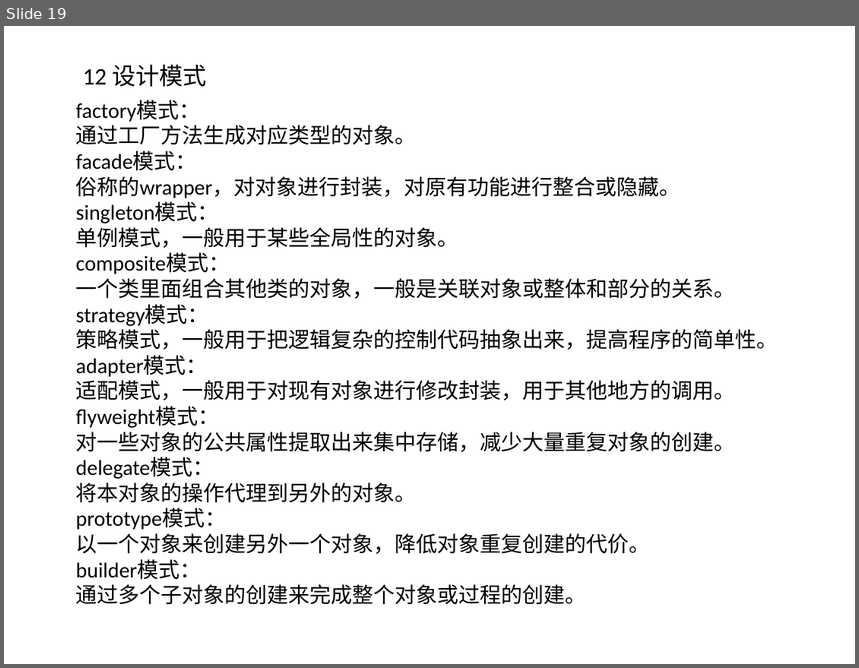
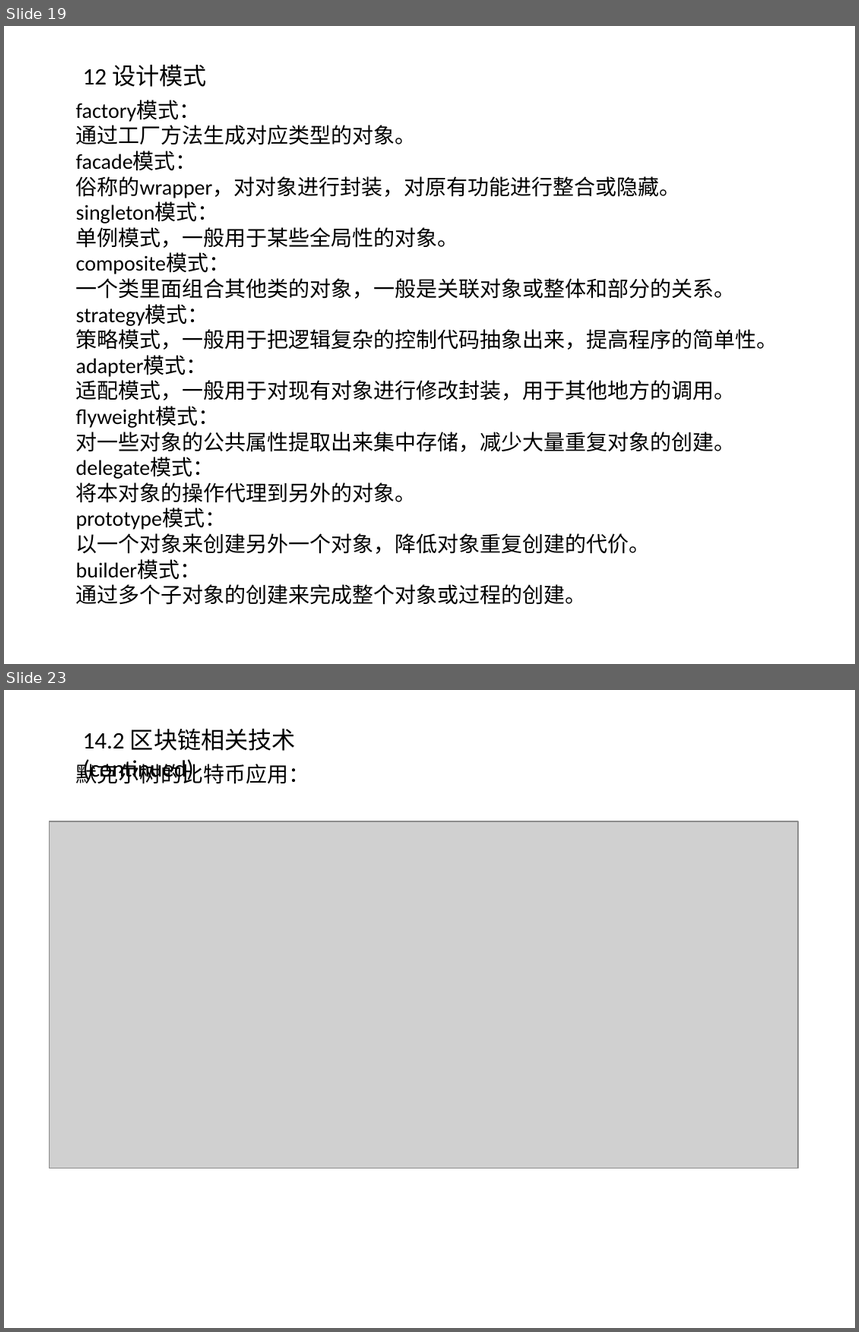
Before and after one commit to willkk/go, a slide deck: algos_summary.pptx. Shown one above the other, each under a label of ours: slide 19 before the commit, slides 19 and 23 after it; the slides between them are not shown. The pictures are 859x668 and 859x1332 pixels, drawn with LibreOffice and Linux fonts; fonts in the diff are those of the drawing; grey boxes stand for pictures. Boxes give left, top, right and bottom in pixels: in the first picture for what was removed or moved away, otherwise in the second. Text is boxed around its words. In the diff, an @@ line names an element or a change of style, - is before the commit and + after.

```diff
--- a/algos_summary.pptx
+++ b/algos_summary.pptx
@@ slide 23 added at (4, 690, 855, 1328), background #FFFFFF @@
@@ text added at (83, 729, 296, 751), 20 pt, text #000000 @@
+14.2 区块链相关技术(continued)
@@ text added at (76, 761, 310, 784), 18 pt, text #000000 @@
+默克尔树的比特币应用：
@@ picture added at (49, 822, 798, 1168) @@
```
Also in this commit, not shown: 1 slide changed, 4 other slides added, 1 other file.
